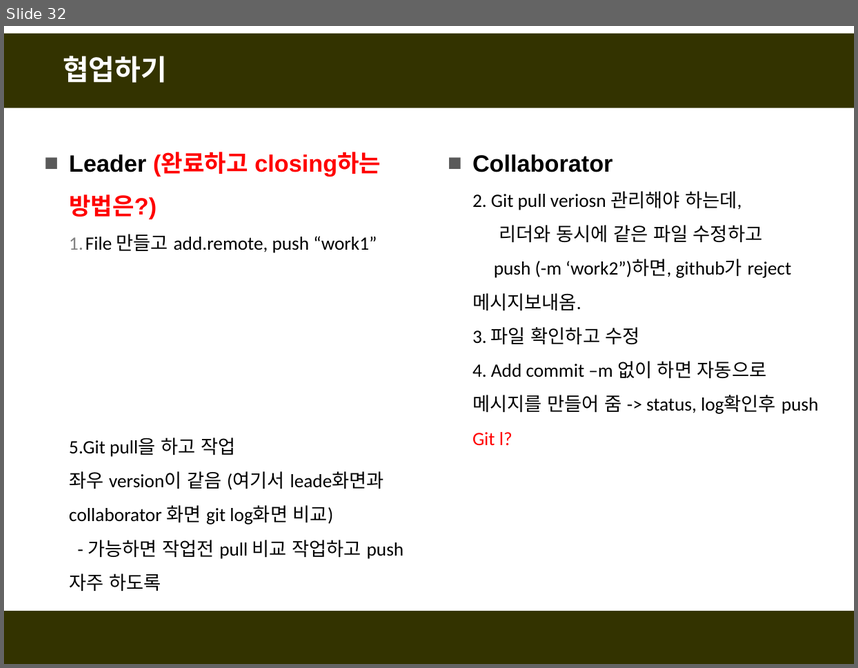
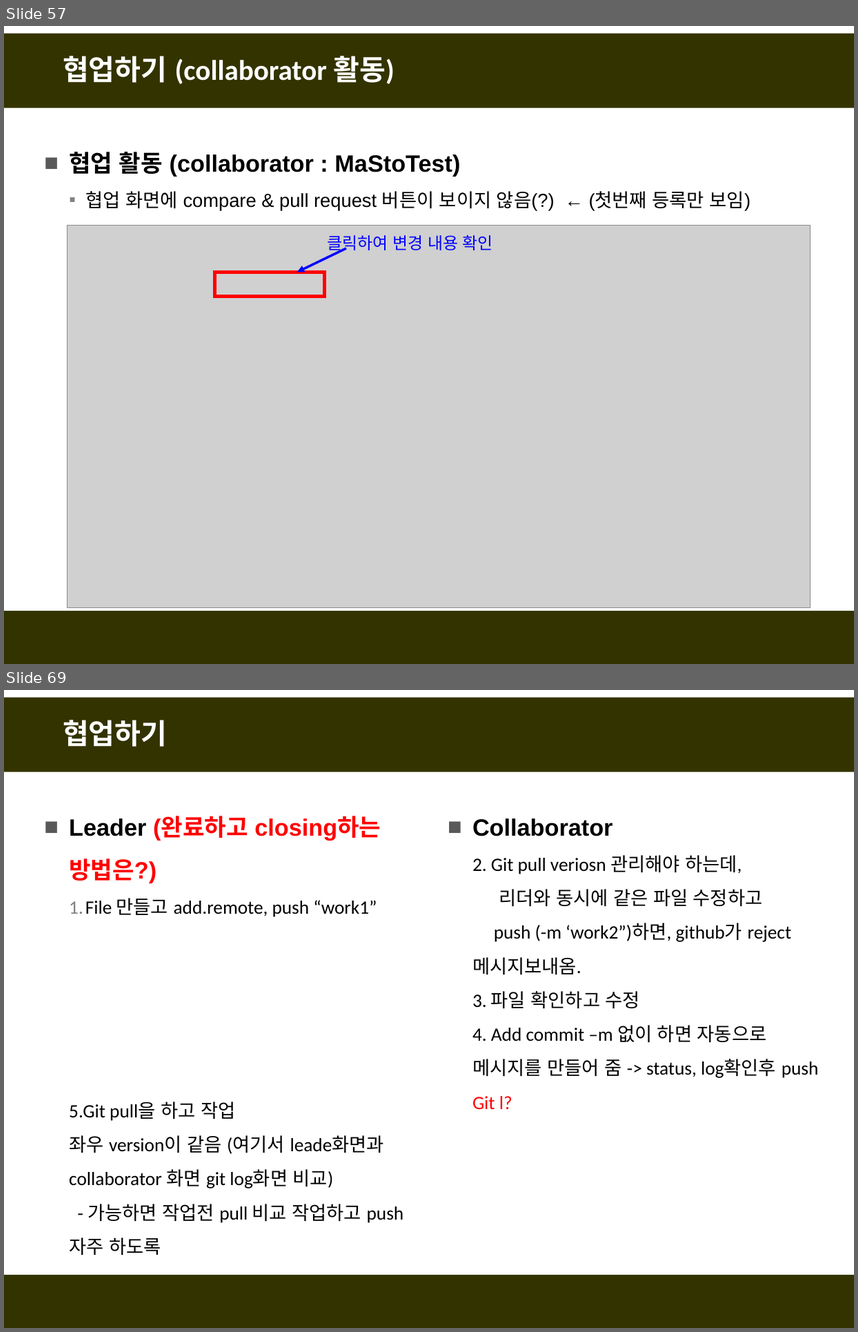
Before and after one commit to fasthill/github-lecture, a slide deck: git및github첫걸음4-협업하기.pptx. Shown one above the other, each under a label of ours: slide 32 before the commit, slides 57 and 69 after it; the slides between them are not shown. The pictures are 858x668 and 858x1332 pixels, drawn with LibreOffice and Linux fonts; fonts in the diff are those of the drawing; grey boxes stand for pictures. Boxes give left, top, right and bottom in pixels: in the first picture for what was removed or moved away, otherwise in the second. Text is boxed around its words. In the diff, an @@ line names an element or a change of style, - is before the commit and + after.

```diff
--- a/git및github첫걸음4-협업하기.pptx
+++ b/git및github첫걸음4-협업하기.pptx
@@ slide 57 added at <box>4,26,854,664</box>, background #FFFFFF; not listed: 2 template elements that a slide beside it also shows @@
@@ title added at <box>63,56,394,84</box>, 24 pt, text #FFFFFF, bold @@
+협업하기 (collaborator 활동)
@@ text added at <box>69,152,751,211</box>, 16 pt, text #000000 @@
+■ 협업 활동 (collaborator : MaStoTest)
+  ▪ 협업 화면에 compare & pull request 버튼이 보이지 않음(?) ← (첫번째 등록만 보임)
@@ picture added at <box>67,225,810,608</box> @@
@@ arrow added from (346, 248) to (297, 272), #0000FF 2 pt @@
@@ text added at <box>327,235,493,254</box>, 14 pt, text #0000FF @@
+클릭하여 변경 내용 확인
@@ rectangle added at <box>215,272,324,296</box>, outline #FF0000 3 pt @@
@@ what was slide 32 is now slide 69 @@
```
Also in this commit, not shown: 36 other slides added.
